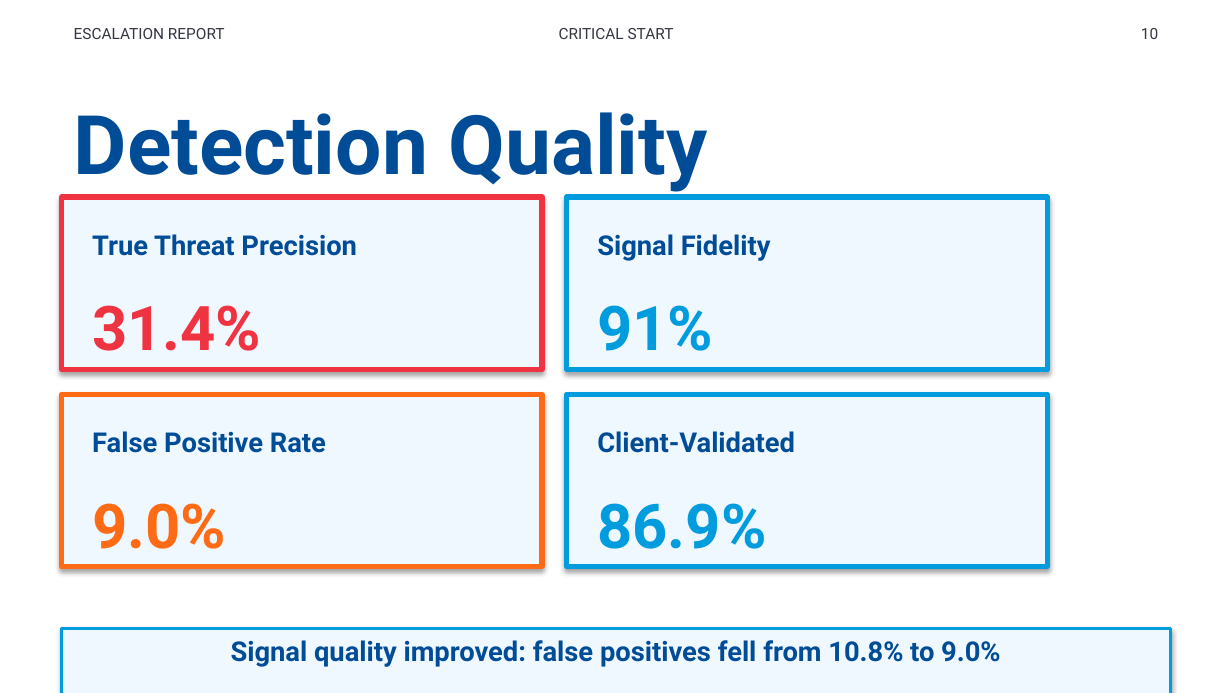
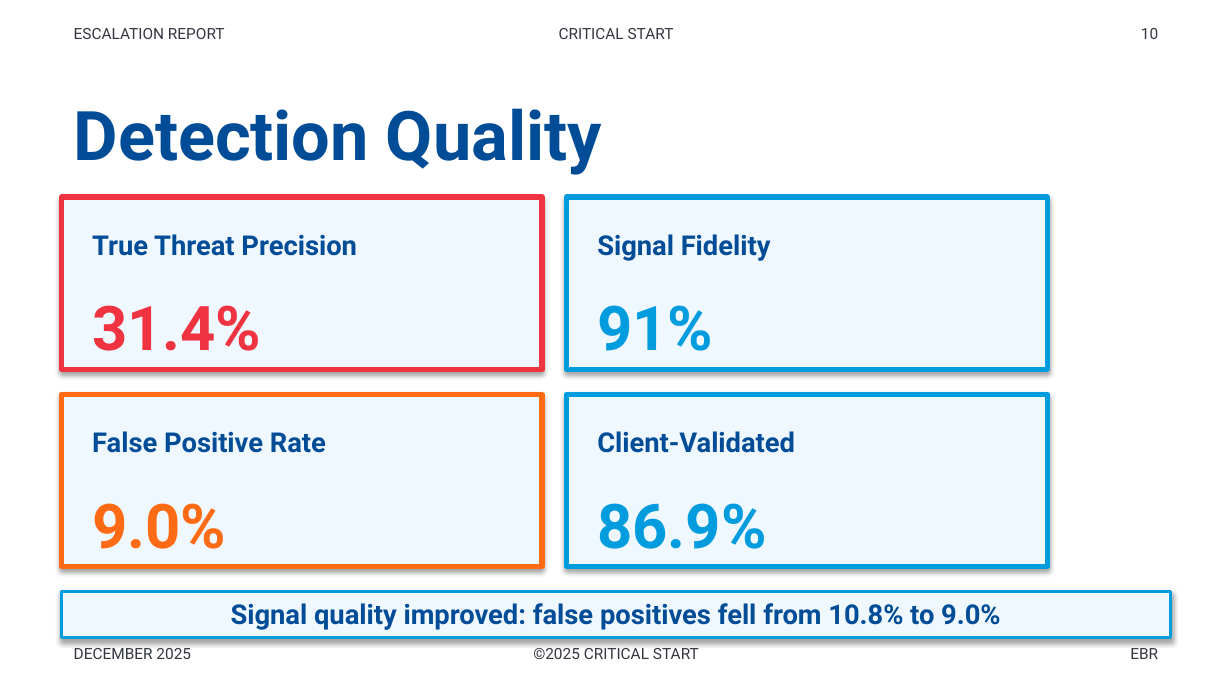
Before and after one commit to peregr956/Escalation-Details-Report, a slide deck: slide 10 of output/escalation_report_2025-12-22.pptx. Drawn at 1232x693 pixels with LibreOffice and Linux fonts; fonts in the diff are those of the drawing. Boxes give left, top, right and bottom in pixels: in the first picture for what was removed or moved away, otherwise in the second. Text is boxed around its words. In the diff, an @@ line names an element or a change of style, - is before the commit and + after.

```diff
--- a/output/escalation_report_2025-12-22.pptx
+++ b/output/escalation_report_2025-12-22.pptx
@@ text "Detection Quality" at box(74, 108, 602, 175): size 48 to 40 pt @@
@@ rectangle "Signal quality improved: false positives ...": place and size @@
-rectangle "Signal quality improved: false positives ..." at box(62, 628, 1170, 693)
+rectangle "Signal quality improved: false positives ..." at box(62, 591, 1170, 638)
@@ text added at box(74, 648, 191, 659), 9 pt, text #343741 @@
+DECEMBER 2025
@@ text added at box(533, 648, 699, 659), 9 pt, text #343741 @@
+©2025 CRITICAL START
@@ text added at box(1130, 648, 1158, 659), 9 pt, text #343741 @@
+EBR
```
Also in this commit, not shown: 21 other slides changed, 10 other files.
